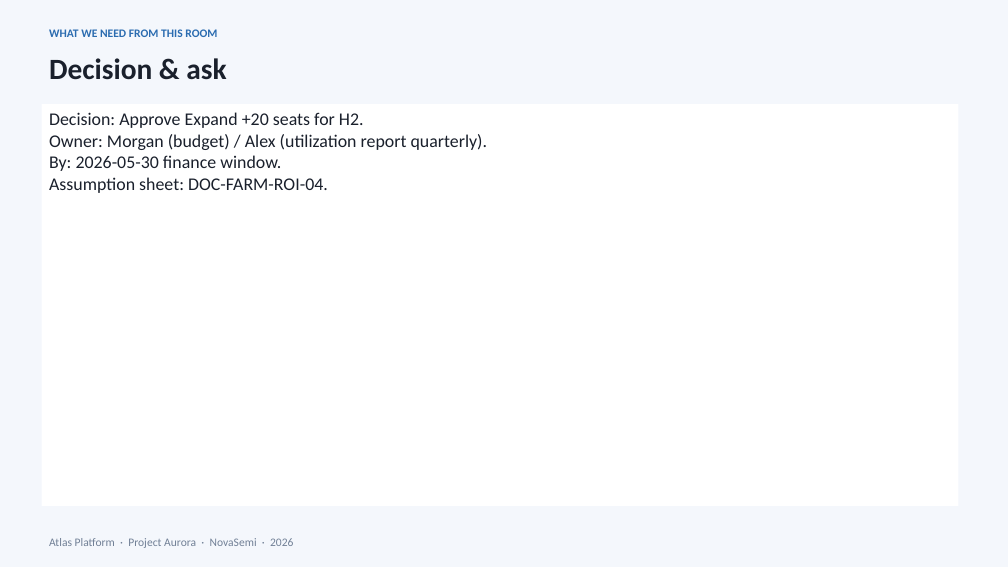
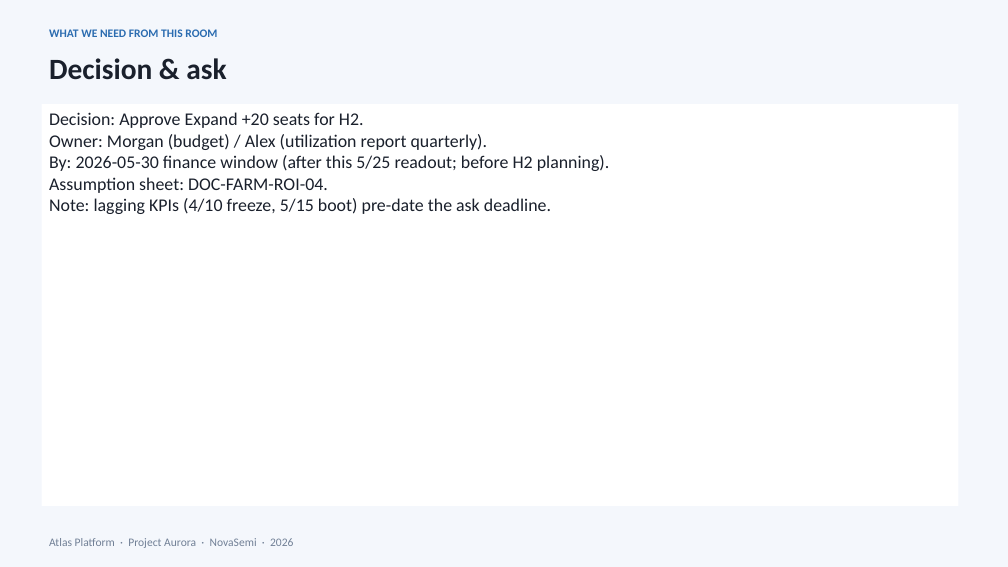
Before and after one commit to peter0749/MindsetMD, a slide deck: slide 7 of skills/presentations/assets/pptx/examples/04-benefit-value.pptx. Drawn at 1008x567 pixels with LibreOffice and Linux fonts; fonts in the diff are those of the drawing. Boxes give left, top, right and bottom in pixels: in the first picture for what was removed or moved away, otherwise in the second. Text is boxed around its words. In the diff, an @@ line names an element or a change of style, - is before the commit and + after.

Commit message:
Fix Aurora example timeline coherence across decks 01-09
Resequence freeze (4/10) before silicon (5/12) and farm-ROI lagging
KPIs before ask-by (5/30). Add AURORA_TIMELINE anchors and regression
tests that fail on freeze-held-after-ask and 01/02 chronology bugs.

```diff
--- a/skills/presentations/assets/pptx/examples/04-benefit-value.pptx
+++ b/skills/presentations/assets/pptx/examples/04-benefit-value.pptx
@@ text in rectangle at bbox=[49, 155, 610, 171]: text changed @@
-By: 2026-05-30 finance window.
+By: 2026-05-30 finance window (after this 5/25 readout; before H2 planning).
@@ text in rectangle at bbox=[49, 198, 551, 214]: paragraph added @@
+Note: lagging KPIs (4/10 freeze, 5/15 boot) pre-date the ask deadline.
```
Also in this commit, not shown: 2 other slides changed, 20 other files.
